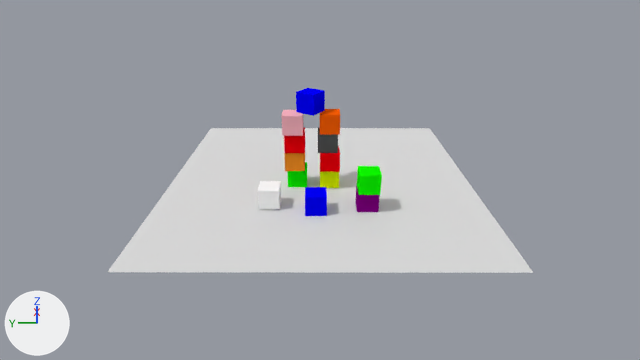
The Blender file annotation_app/build/web/scenes/1/scene.blend, before and after one commit.
The view is the same before and after, from the file's camera 'Camera'. Every picture has the same lights, and +X, +Y and +Z are marked at lower left.

In view in the first picture: 'black_cube', 'blue_cube', 'blue_cube.001', 'brown_cube', 'gray_cube', 'green_cube', 'green_cube.001', 'orange_cube', 'pink_cube', 'plane', 'purple_cube', 'red_cube', 'red_cube.001', 'yellow_cube'.
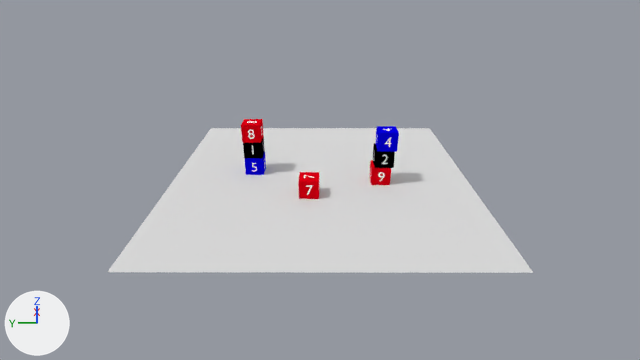
Boxes (x1, y1, x2, y2) around the edits, measured in the pictures (640 x 360 px):
'blue_cube', deleted (blue)
    before: (296, 88, 325, 116)
'green_cube.001', deleted
    before: (357, 166, 382, 195)
'blue_cube.001', deleted (blue)
    before: (305, 187, 327, 216)
'gray_cube', deleted
    before: (257, 181, 282, 209)
'Block 4', added (blue)
    after: (375, 126, 399, 152)
'Block 7', added (red)
    after: (299, 172, 319, 199)
'pink_cube', deleted
    before: (281, 110, 304, 136)
'orange_cube', deleted
    before: (320, 109, 340, 135)
'Block 8', added (red)
    after: (241, 119, 264, 143)
'purple_cube', deleted
    before: (356, 184, 380, 212)
'red_cube', deleted
    before: (320, 146, 340, 172)
'Block 9', added
    after: (370, 160, 391, 185)
'black_cube', deleted
    before: (318, 128, 338, 153)
'red_cube.001', deleted
    before: (284, 128, 305, 153)
'Block 2', added
    after: (373, 143, 395, 168)
'brown_cube', deleted
    before: (284, 153, 305, 171)
'Block 5', added
    after: (245, 152, 266, 175)
'green_cube', deleted
    before: (287, 162, 307, 187)
'Block 1', added
    after: (243, 136, 265, 158)
'yellow_cube', deleted
    before: (320, 172, 339, 188)

What changed in the scene script:
```text
Remove ob_green_cube_001:
    ob_green_cube_001 = bpy.data.objects.new('green_cube.001', me_cube_014)
Remove ob_blue_cube_001:
    ob_blue_cube_001 = bpy.data.objects.new('blue_cube.001', me_cube_013)
Remove ob_red_cube_001:
    ob_red_cube_001 = bpy.data.objects.new('red_cube.001', me_cube_012)
Remove ob_pink_cube:
    ob_pink_cube = bpy.data.objects.new('pink_cube', me_cube_011)
Remove ob_orange_cube:
    ob_orange_cube = bpy.data.objects.new('orange_cube', me_cube_008)
Remove ob_gray_cube:
    ob_gray_cube = bpy.data.objects.new('gray_cube', me_cube)
Remove ob_red_cube:
    ob_red_cube = bpy.data.objects.new('red_cube', me_cube_005)
Remove ob_blue_cube:
    ob_blue_cube = bpy.data.objects.new('blue_cube', me_cube_007)
Remove ob_brown_cube:
    ob_brown_cube = bpy.data.objects.new('brown_cube', me_cube_004)
Remove ob_purple_cube:
    ob_purple_cube = bpy.data.objects.new('purple_cube', me_cube_003)
Remove ob_yellow_cube:
    ob_yellow_cube = bpy.data.objects.new('yellow_cube', me_cube_002)
Remove ob_green_cube:
    ob_green_cube = bpy.data.objects.new('green_cube', me_cube_001)
Remove ob_black_cube:
    ob_black_cube = bpy.data.objects.new('black_cube', me_cube_009)
Add ob_block_9:
    ob_block_9 = bpy.data.objects.new('Block 9', me_cube_019)  # 1604 vertices, 2400 faces; spans x -1.0..1.01, y -1.0..1.01, z -1.0..1.0; in mat_material_023 (red #df0010), mat_material_024 (white #ffffff)
    ob_block_9.location = (-0.46, -3.25, 0.51)
    ob_block_9.rotation_euler = (-3.142, 0.0127, 3.122)  # degrees (-180, 0.7, 179)
    ob_block_9.scale = (0.5, 0.5, 0.5)
Add ob_block_8:
    ob_block_8 = bpy.data.objects.new('Block 8', me_cube_018)  # 2312 vertices, 3486 faces; spans x -1.01..1.01, y -1.0..1.0, z -1.01..1.0; in mat_material_021 (red #df0010), mat_material_022 (white #ffffff)
    ob_block_8.location = (0.75, 3.71, 2.46)
    ob_block_8.rotation_euler = (-3.142, 0.0127, 3.122)  # degrees (-180, 0.7, 179)
    ob_block_8.scale = (0.5, 0.5, 0.5)
Add ob_block_7:
    ob_block_7 = bpy.data.objects.new('Block 7', me_cube_017)  # 80 vertices, 90 faces; spans x -1.01..1.01, y -1.0..1.01, z -1.0..1.01; in mat_material_019 (red #df0010), mat_material_020 (white #ffffff)
    ob_block_7.location = (-1.96, 0.56, 0.51)
    ob_block_7.rotation_euler = (-3.142, 0.0127, 3.122)  # degrees (-180, 0.7, 179)
    ob_block_7.scale = (0.5, 0.5, 0.5)
Add ob_block_5:
    ob_block_5 = bpy.data.objects.new('Block 5', me_cube_016)  # 944 vertices, 1386 faces; spans x -1.01..1.01, y -1.01..1.01, z -1.01..1.0; in mat_material_017 (blue #0300df), mat_material_018 (white #ffffff)
    ob_block_5.location = (0.78, 3.69, 0.49)
    ob_block_5.rotation_euler = (-3.142, 0.0127, 3.122)  # degrees (-180, 0.7, 179)
    ob_block_5.scale = (0.5, 0.5, 0.5)
Add ob_block_4:
    ob_block_4 = bpy.data.objects.new('Block 4', me_cube_015)  # 203 vertices, 291 faces; spans x -1.01..1.01, y -1.01..1.0, z -1.0..1.0; in mat_material_015 (blue #0300df), mat_material_016 (white #ffffff)
    ob_block_4.location = (-0.55, -3.44, 2.5)
    ob_block_4.rotation_euler = (-3.142, 0.0127, 3.122)  # degrees (-180, 0.7, 179)
    ob_block_4.scale = (0.5, 0.5, 0.5)
Add ob_block_2:
    ob_block_2 = bpy.data.objects.new('Block 2', me_cube_010)  # 1432 vertices, 1940 faces; spans x -1.01..1.01, y -1.01..1.01, z -1.01..1.0; in mat_material_013 (black #000000), mat_material_014 (white #ffffff)
    ob_block_2.location = (-0.43, -3.37, 1.5)
    ob_block_2.rotation_euler = (-3.153, -0.000229, -0.0199)  # degrees (-181, 0, -1.1)
    ob_block_2.scale = (0.5, 0.5, 0.5)
Add ob_block_1:
    ob_block_1 = bpy.data.objects.new('Block 1', me_cube_006)  # 60 vertices, 58 faces; spans x -1.0..1.02, y -1.02..1.01, z -1.01..1.01; in mat_material (black #000000), mat_material_010 (white #ffffff)
    ob_block_1.location = (0.86, 3.72, 1.49)
    ob_block_1.scale = (0.5, 0.5, 0.5)
```
